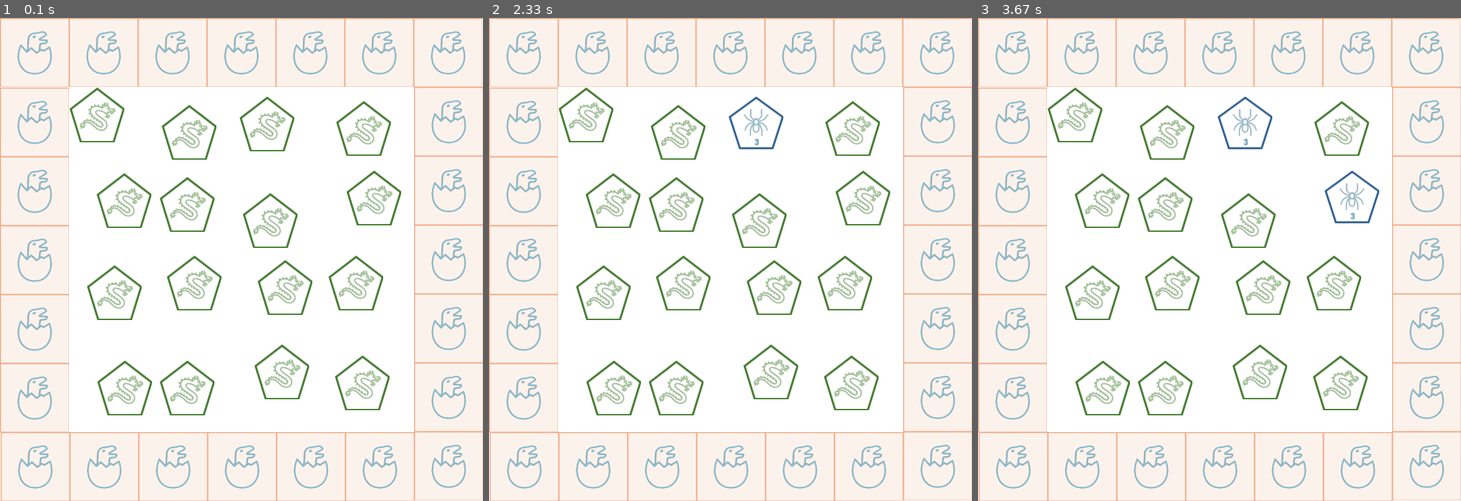
Above: before the commit, frames 1-3 (left to right).
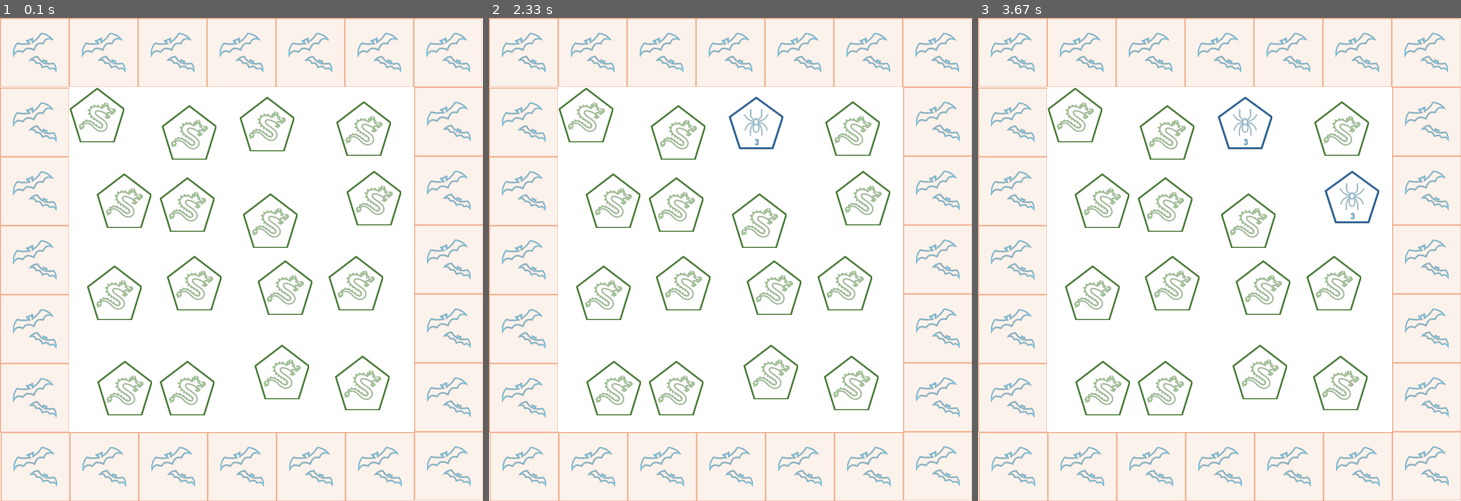
Above: after the commit, the same moments.

Repository: DesmondChongQiXiang/FIT3077
Game: pygame game, started from Sprint2_Game/main.py
Two runs of this game, one before a commit and one after it. Both use one fixed random seed, a clock stepped at 60 frames per second and the inputs below.
Inputs (mouse positions are in pixels of both pictures, inside the frame that each line leads up to):
- Up to frame 1 (0.1 s): no input
- Up to frame 2 (2.33 s): click (580, 187) at 1.38 s; click (909, 428) at 1.72 s; click (740, 95) at 2.05 s
- Up to frame 3 (3.67 s): click (1195, 385) at 2.38 s; click (1205, 177) at 2.72 s; click (1151, 158) at 3.05 s; click (1345, 216) at 3.38 s

The runs differ from the first frame. In frame 1, 9.3% of the frame differs, in the area x 2-98%, y 2-98%; in frame 2, 9.1%; in frame 3, 8.9%.

Commit message:
increased resolution on chit card back

Diff:
--- a/Sprint2_Game/main.py
+++ b/Sprint2_Game/main.py
@@ -21,11 +21,11 @@
     # ============= GAME CONFIG ==============
     playable_characters: list[PlayableCharacter] = [Dragon(), Dragon(), Dragon(), Dragon()]
     tiles: list[Tile] = []
-    starting_tiles: list[Tile] = [CaveTile(Animal.BABY_DRAGON)]
+    starting_tiles: list[Tile] = [CaveTile(Animal.BABY_DRAGON), CaveTile(Animal.BABY_DRAGON)]
     chit_cards: list[ChitCard] = generate_chit_cards_for_default_game_board()
 
     for _ in range(24):
-        tiles.append(NormalTile(Animal.BABY_DRAGON))
+        tiles.append(NormalTile(Animal.BAT))
 
     game_board: GameBoard = DefaultGameBoard(tiles, [(starting_tiles[0], tiles[0])])
 
Binary file changed: Sprint2_Game/assets/chit_cards/chit_card_back.png
